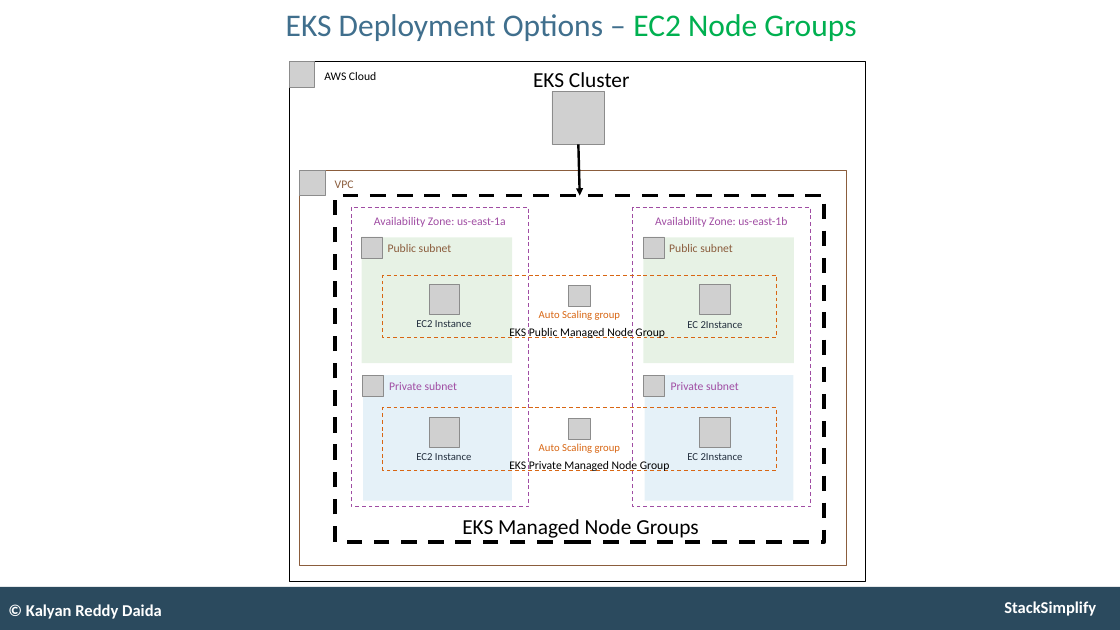
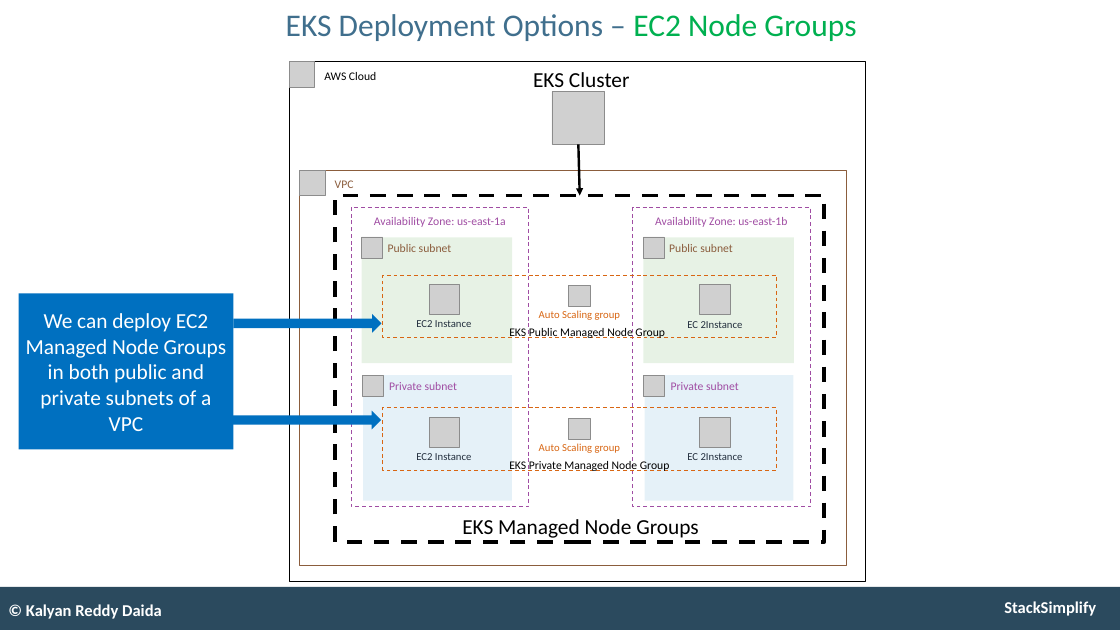
Before and after one commit to talvionyx/aws-eks-kubernetes-masterclass, a slide deck: slide 103 of presentation/AWS-Fargate-and-EKS-Masterclass.pptx (slide 102 before the commit). Drawn at 1120x630 pixels with LibreOffice and Linux fonts; fonts in the diff are those of the drawing; grey boxes stand for pictures. Boxes give left, top, right and bottom in pixels: in the first picture for what was removed or moved away, otherwise in the second. Text is boxed around its words. In the diff, an @@ line names an element or a change of style, - is before the commit and + after.

```diff
--- a/presentation/AWS-Fargate-and-EKS-Masterclass.pptx
+++ b/presentation/AWS-Fargate-and-EKS-Masterclass.pptx
@@ rectangle added at (x1=19, y1=293, x2=234, y2=449), fill #0070C0, 22 pt, text #FFFFFF @@
+We can deploy EC2 Managed Node Groups in both public and private subnets of a VPC
@@ right arrow added at (x1=233, y1=314, x2=382, y2=333), fill #0070C0 @@
@@ right arrow added at (x1=233, y1=411, x2=382, y2=430), fill #0070C0 @@
```
Also in this commit, not shown: 9 other slides changed, 5 slides added, 41 slides removed, 1 other file.
